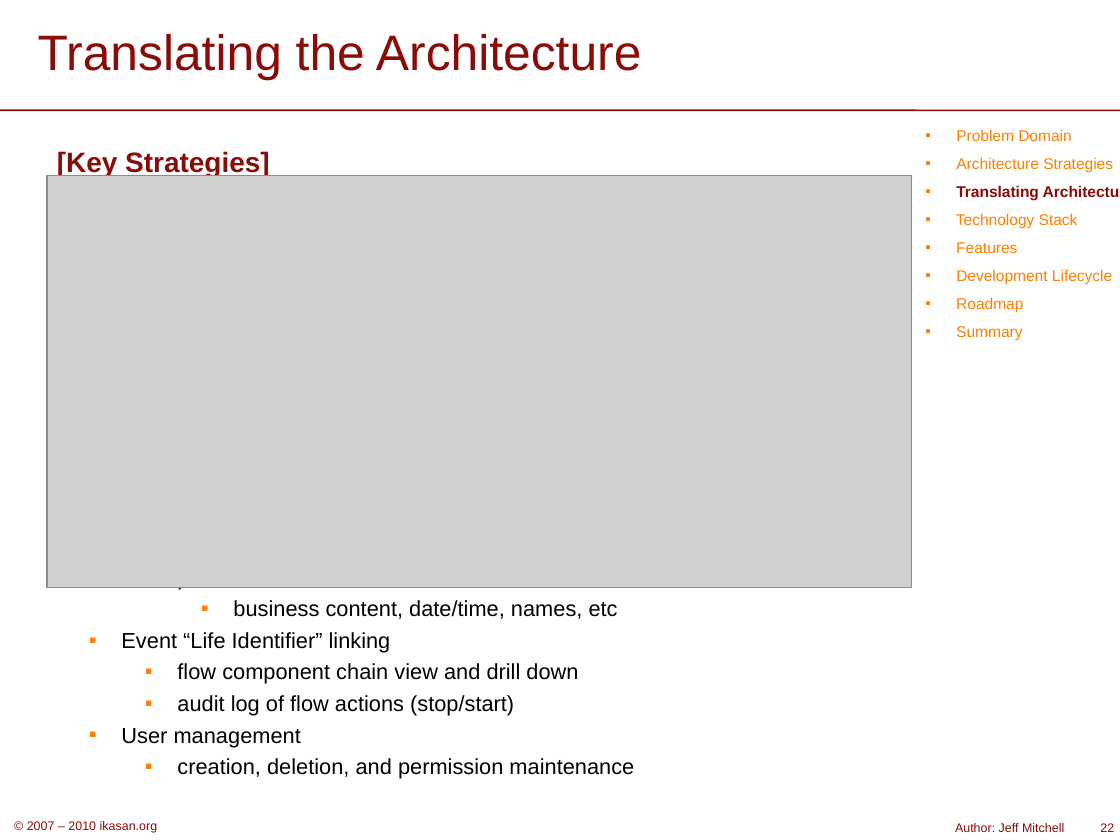
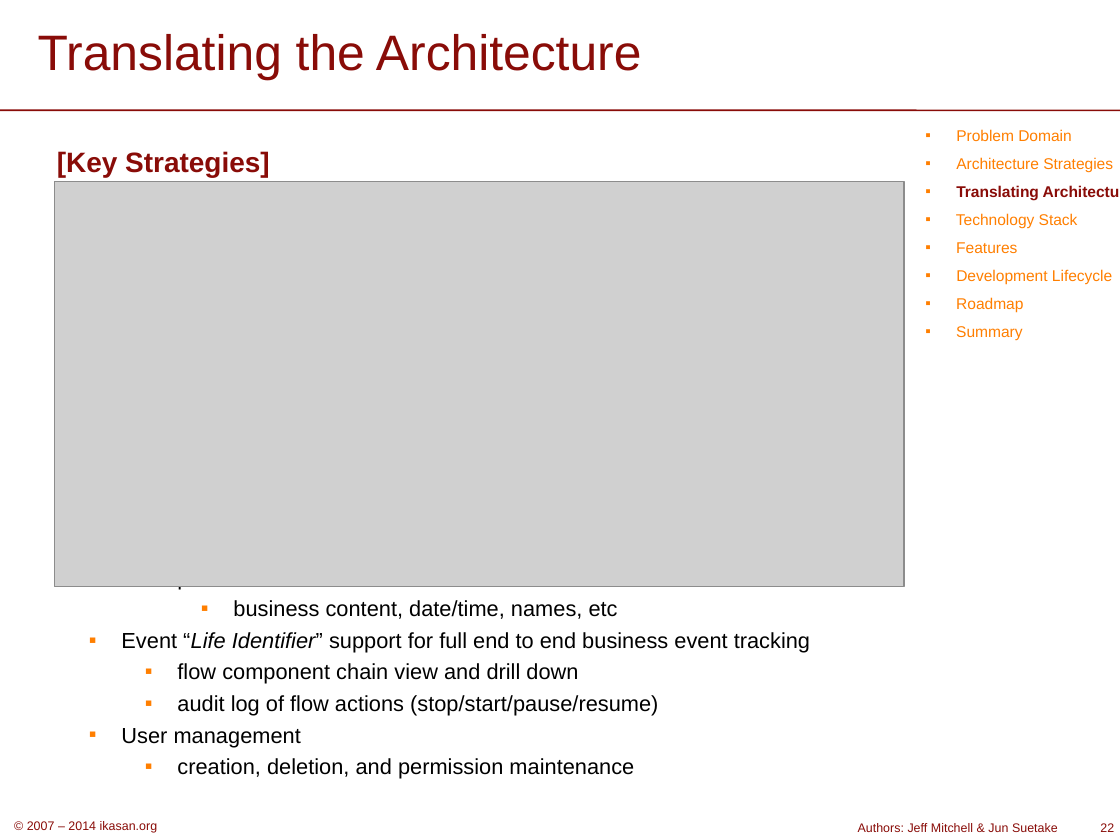
Before and after one commit to ikasanEIP/ikasan, a slide deck: slide 22 of website/org/publications/IkasanOverview.ppt. Drawn at 1120x840 pixels with LibreOffice and Linux fonts; fonts in the diff are those of the drawing; grey boxes stand for pictures; background and template pictures are left out. Boxes give left, top, right and bottom in pixels: in the first picture for what was removed or moved away, otherwise in the second. Text is boxed around its words. In the diff, an @@ line names an element or a change of style, - is before the commit and + after.

Commit message:
IKASAN-711 - website docs update

```diff
--- a/website/org/publications/IkasanOverview.ppt
+++ b/website/org/publications/IkasanOverview.ppt
@@ picture: place and size @@
-picture at box(47, 176, 912, 588)
+picture at box(55, 181, 905, 587)
@@ text at box(121, 632, 810, 653): text changed @@
-  ▪ Event “Life Identifier” linking
+  ▪ Event “Life Identifier” support for full end to end business event tracking
@@ text at box(177, 695, 658, 716): text changed @@
-    ▪ audit log of flow actions (stop/start)
+    ▪ audit log of flow actions (stop/start/pause/resume)
@@ text at box(27, 821, 158, 833): text changed @@
-© 2007 – 2010 ikasan.org
+© 2007 – 2014 ikasan.org
@@ text at box(858, 823, 1058, 832): text changed @@
-Author: Jeff Mitchell
+Authors: Jeff Mitchell & Jun Suetake
```
Also in this commit, not shown: 35 other slides changed, 5 slides added, 1 slide removed, 1 other file.
